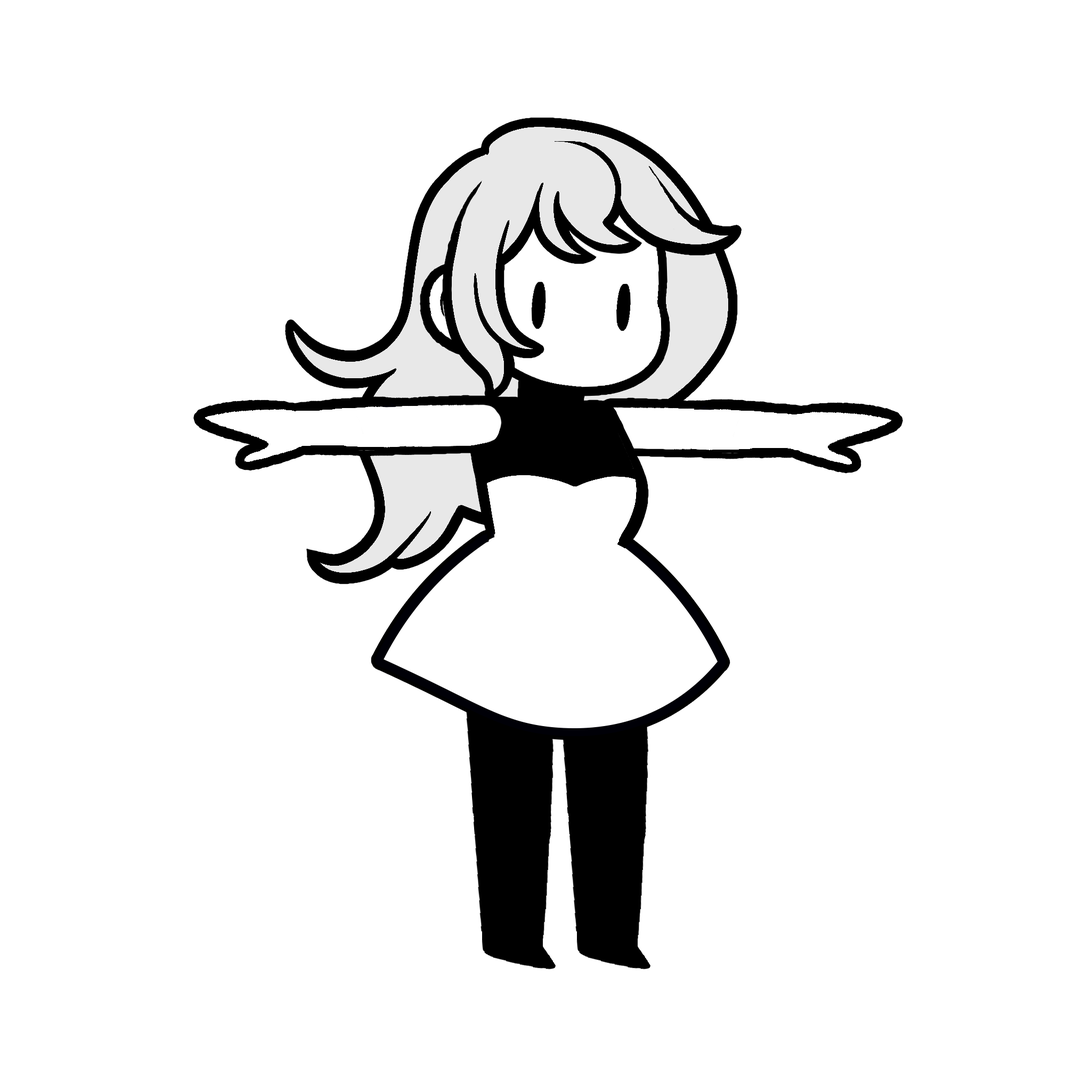
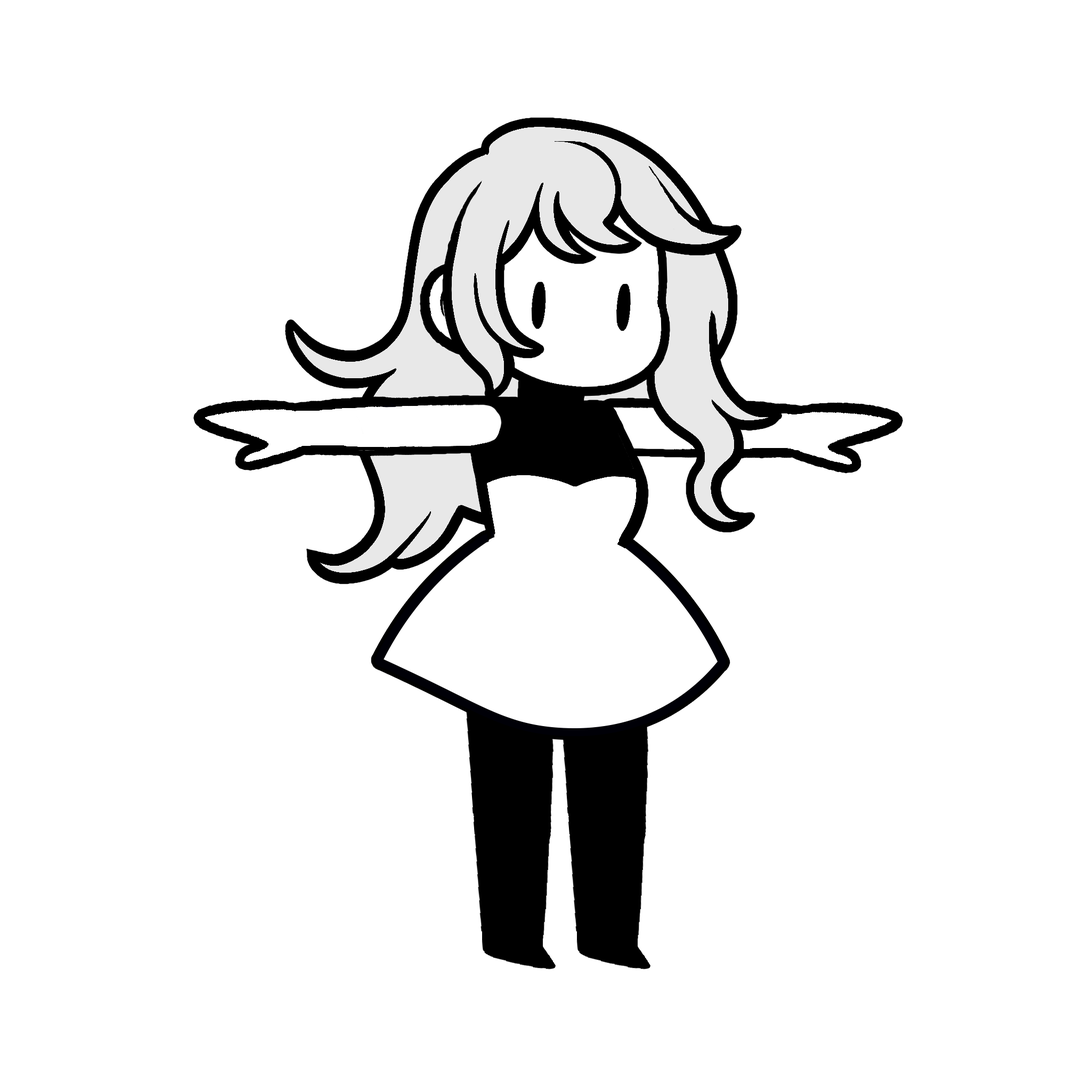
Revision of a layered 1091×1091 image; what changed, layer by layer:
showed "Hair Dangle" over [646, 310, 783, 533]
